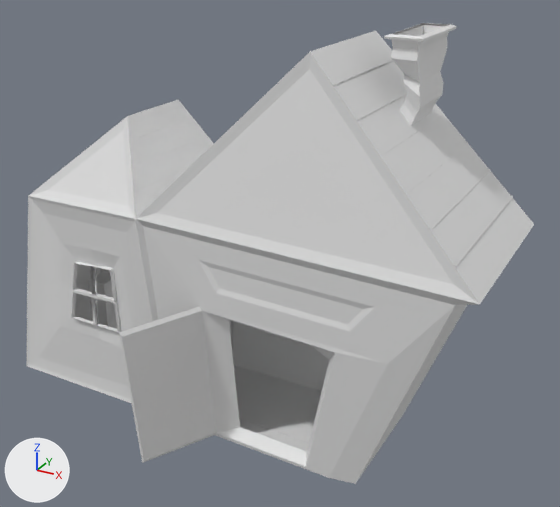
What one commit did to the FBX model Assets/Models/tower/tower.fbx_House/tower.fbx_House.fbx.
Before and after are seen from a 50 mm lens placed at (30.0, -31.1, 25.1), pointed at (13.0, -0.2, 9.7). Arrows for +X, +Y and +Z are at lower left; the lights stay in place. Vertices at the same position are counted once.

Names of what the first picture shows: 'House', 'carpet', 'table'.
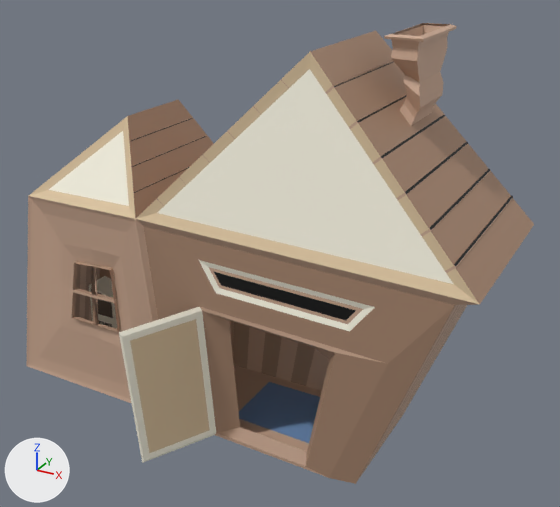
Pixel boxes (x1, y1, x2, y2) of what changed, in the pictures (560 x 507 px):
'House', recoloured, surface changed (grey to brown): (27, 23, 534, 484) in both
'carpet', recoloured (grey to blue): (239, 382, 320, 443) in both
'table', deleted: before (88, 271, 117, 329)
'dresser thing', added (brown): after (89, 276, 117, 329)

The change in detail:
Picture 'shackcolors_palette.png' (img_shackcolors_palette_png) is new.
Picture 'allthecolors_palette.png' (img_allthecolors_palette_png) is new.
Material 'Material.008' (mat_material_008) is new.
Its texture is img_shackcolors_palette_png.
Material 'Material.007' (mat_material_007) is new.
Its texture is img_allthecolors_palette_png.
me_cube_008 has 108 vertices, 58 faces and spans x 10.82..17.79, y -1.58..2.56, z -0.03..0.03.
me_cube_008 now uses material mat_material_007 (picture img_allthecolors_palette_png).
me_cube_009 has 1428 vertices, 1222 faces and spans x -2.9..24.0, y -7.3..4.7, z -0.5..20.6.
me_cube_009 is used by ob_house; location (0.0, 0.0, 0.0).
me_cube_009 part 1: texture (UV) coordinates of 1222 of 1222 faces, centred in x -1.8..23.5, y -6.9..4.6, z -0.2..20.6, changed; they spanned u 0.0..0.75, v 0.0..1.0 and now span u 0.15..0.62, v 0.05..0.99.
me_cube_009 now uses material mat_material_008 (picture img_shackcolors_palette_png).
Mesh me_cube_010_1 is new.
It has 100 vertices, 80 faces and spans x -1.25..2.51, y 1.09..2.63, z 0.04..4.05.
It uses material mat_material_008 (picture img_shackcolors_palette_png).
Object 'table' (ob_table) is deleted.
Object 'dresser thing' (ob_dresser_thing) is new; it shows me_cube_010_1.
Its location is (0.0, 0.0, 0.0).
